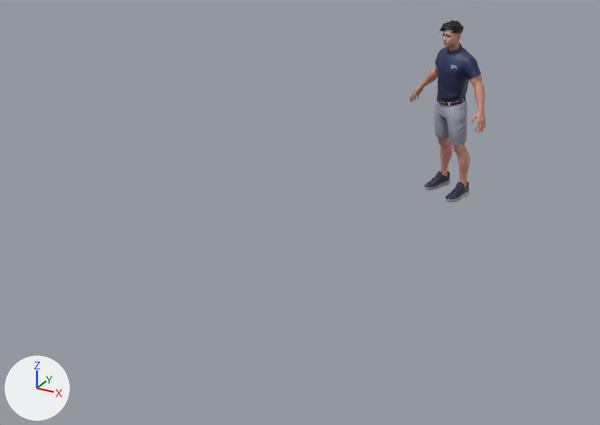
Two versions of the FBX model knee/acl_1.fbx, one commit apart.
Camera for both pictures: a 50 mm lens placed at (2.66, -7.38, 3.35), pointed at (-0.72, -1.23, 0.27). The lights are fixed; the arrows at lower left show +X, +Y and +Z. Where no turn or scale is listed for an object, it has been applied to the vertices.

Names of what the first picture shows: 'Wolf3D_Body', 'Wolf3D_Outfit_Bottom', 'Wolf3D_Outfit_Footwear', 'Wolf3D_Outfit_Top'.
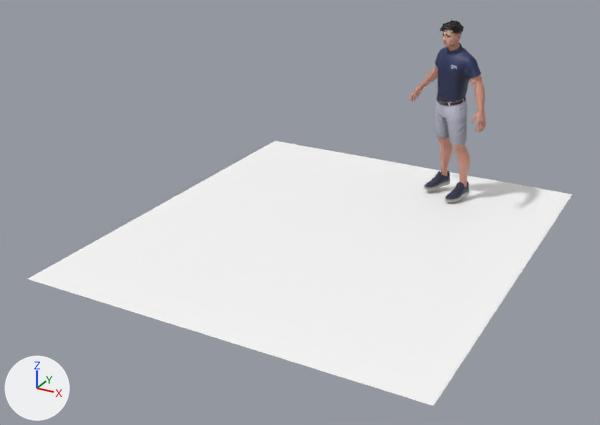
Boxes [x1, y1, x2, y2] around the edits, measured in the pictures (600 x 425 px):
'Plane', added
    after: [28, 141, 572, 406]

The change in detail:
Material 'Default_Material' (mat_default_material) is new.
Its base color is (1.0, 1.0, 1.0) (white #ffffff).
Mesh me_scene_009 is new.
It has 121 vertices, 200 faces and spans x -1.84..1.84, y -2.1..2.1, z 0.0.
It uses material mat_default_material (white #ffffff).
Object 'Plane' (ob_plane) is new; it shows me_scene_009.
Its location is (-0.604, -0.86, -0.052).
